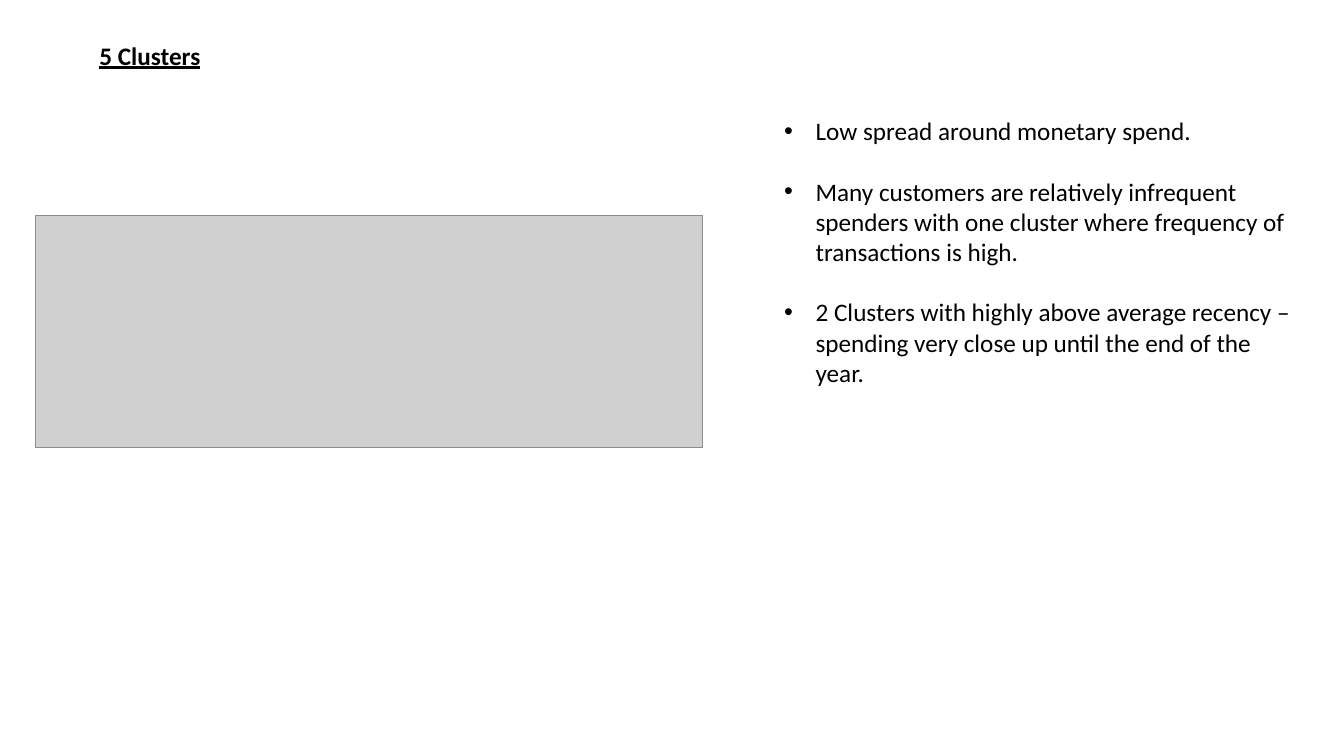
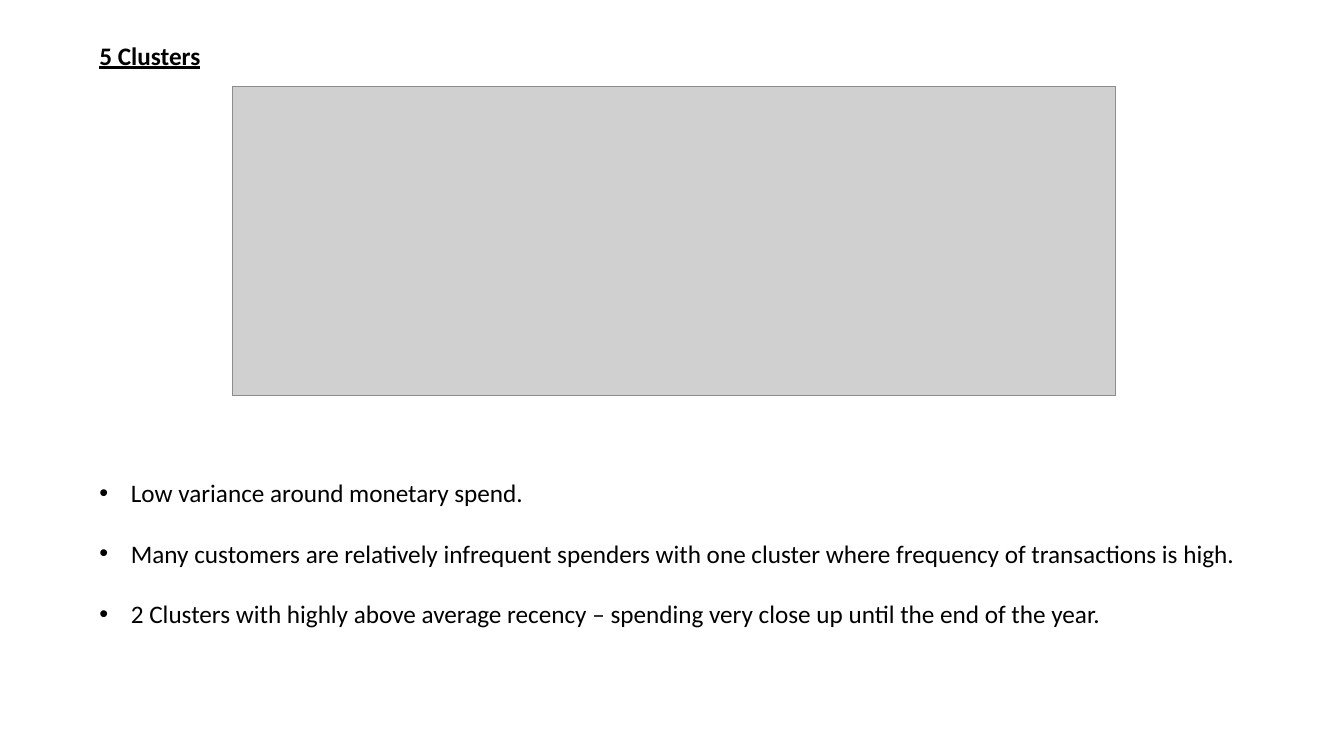
Before and after one commit to UoB-DSMP-2023-24/dsmp-2024-group-38, a slide deck: slide 7 of RFM Analysis of Results.pptx (slide 6 before the commit). Drawn at 1344x756 pixels with LibreOffice and Linux fonts; fonts in the diff are those of the drawing; grey boxes stand for pictures. Boxes give left, top, right and bottom in pixels: in the first picture for what was removed or moved away, otherwise in the second. Text is boxed around its words. In the diff, an @@ line names an element or a change of style, - is before the commit and + after.

Commit message:
Updated RFM analysis - choosing 3 clusters - and analysed spending behaviour within each cluster

```diff
--- a/RFM Analysis of Results.pptx
+++ b/RFM Analysis of Results.pptx
@@ picture added at bbox=[232, 87, 1115, 396] @@
@@ picture removed at bbox=[35, 216, 703, 448] @@
@@ text "Low variance around monetary spend.": place and size @@
-text "Low variance around monetary spend." at bbox=[816, 122, 1284, 386]
+text "Low variance around monetary spend." at bbox=[131, 484, 1233, 628]
@@ text at bbox=[131, 484, 522, 506]: text changed @@
-• Low spread around monetary spend.
+• Low variance around monetary spend.
```
Also in this commit, not shown: 3 other slides changed, 7 slides added, 2 slides removed, 4 other files.
